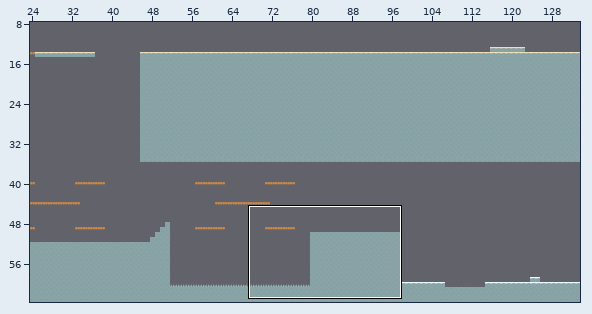
Tiled map (JSON) -- assets/tilemaps/level3.json. The picture above shows the old version from afar; the outline marks the close-up.
Close-up. First the earlier version:
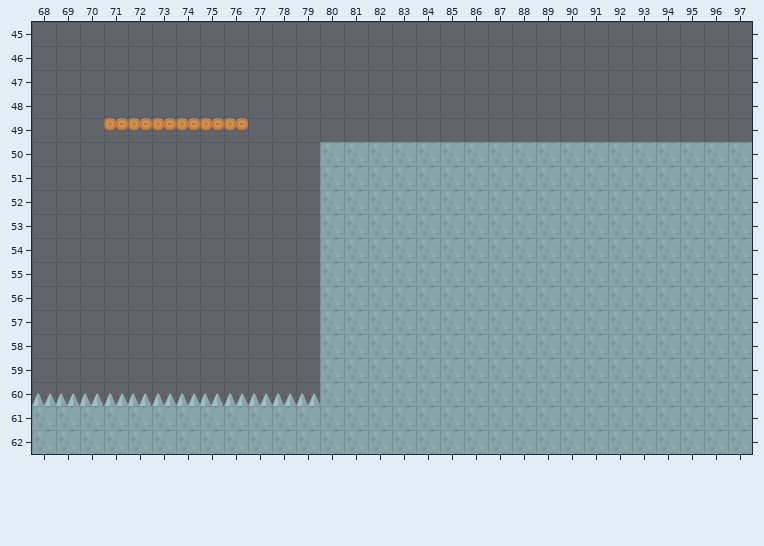
Cells are 64x64 px. Shown: x 68..97, y 45..62. The commit also changed other parts of the map, which this record leaves out.
After:
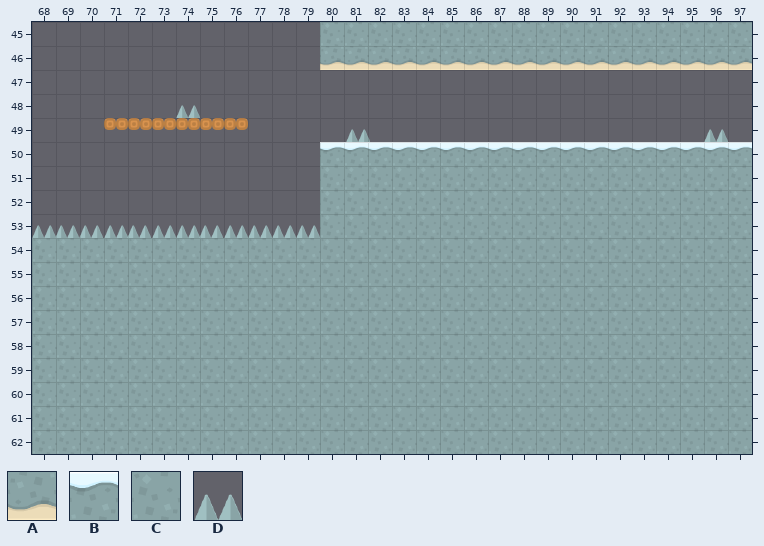
Key: from "level3": A 15 turned 180, B 16, C 17, D 70.
_ is an empty cell.
Objects are placed by their top-left corner, in cells (3,4 is the top-left corner of cell 3,4); size is 1x1 cell unless given.
Tiles replaced or removed in this view: C.
Edits made:
Changed rows in their new state; . is an unchanged cell.
Layer "Platforms":
first column x 80:
45 CCCCCCCCCCCCCCCCCC
46 AAAAAAAAAAAAAAAAAA
first column x 80:
50 BBBBBBBBBBBBBBBBBB
first column x 68:
54 CCCCCCCCCCCC
55 CCCCCCCCCCCC
56 CCCCCCCCCCCC
57 CCCCCCCCCCCC
58 CCCCCCCCCCCC
59 CCCCCCCCCCCC
60 CCCCCCCCCCCC
Layer "Spikes":
changed: D at 79,60 -> D at 79,53
changed: D at 78,60 -> D at 78,53
changed: D at 69,60 -> D at 69,53
changed: D at 71,60 -> D at 71,53
changed: D at 72,60 -> D at 72,53
changed: D at 74,60 -> D at 74,53
changed: D at 73,60 -> D at 73,53
changed: D at 75,60 -> D at 75,53
changed: D at 77,60 -> D at 77,53
changed: D at 68,60 -> D at 68,53
changed: D at 76,60 -> D at 76,53
changed: D at 70,60 -> D at 70,53
added: D at 74,48
added: D at 96,49
added: D at 81.1,49
Pixel boxes of the changes (left, top, right, bottom) in both close-ups:
added: (320, 22, 752, 70)
added: (176, 105, 200, 118)
changed: (320, 129, 752, 152)
changed: (32, 225, 320, 406)
